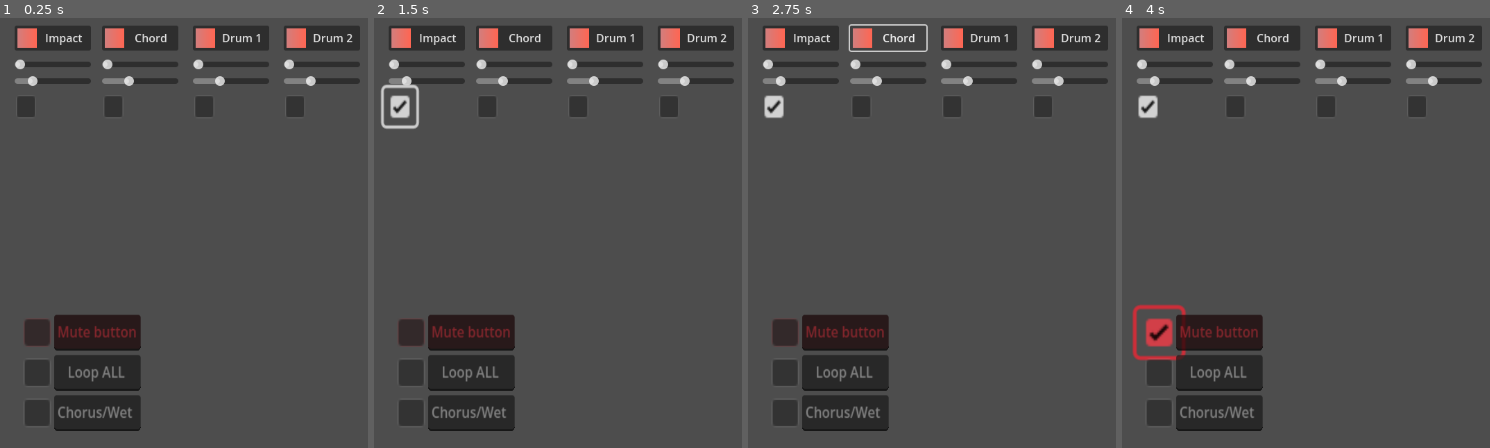
Above: before the commit, frames 1-4 (left to right).
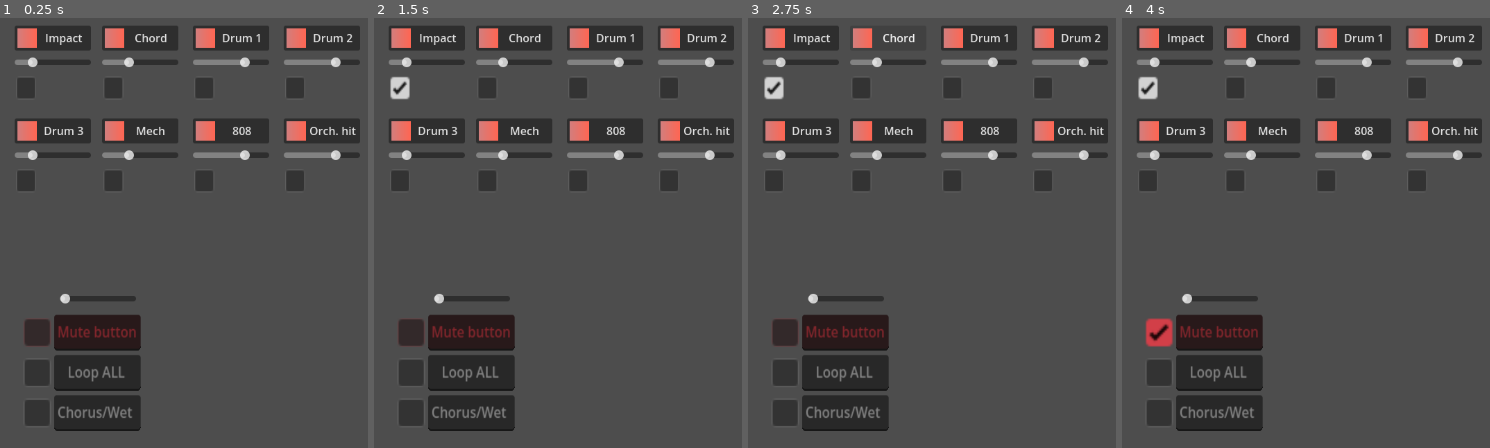
Above: after the commit, the same moments.

Repository: y2kpartytime/music_project
Game: Godot game, scene res://Scenes/music_game_scene.tscn
The game is run twice, just before and just after one commit, with the same random seed, the same clock (stepped at 60 frames per second) and the same inputs.
Inputs (mouse positions are in pixels of both pictures, inside the frame that each line leads up to):
- Up to frame 1 (0.25 s): no input
- Up to frame 2 (1.5 s): click "Impact" at 0.5 s; click (399, 108) at 1.27 s
- Up to frame 3 (2.75 s): click "Chord" at 2 s
- Up to frame 4 (4 s): click "Drum 1" at 2.75 s; click (1158, 331) at 3.5 s

The runs differ from the first frame. In frame 1, 10% of the frame differs, in the area x 4-98%, y 9-67%; in frame 2, 10%; in frame 3, 10%; in frame 4, 11%, in the area x 2-98%, y 9-80%.

Commit message:
Fixes
fixed many issues with loops not starting immediately

ruined technical ability so changed some starting positions and audio files

Diff:
--- a/music-assignment/music_game/Scenes/music_game_scene.tscn
+++ b/music-assignment/music_game/Scenes/music_game_scene.tscn
@@ -8,6 +8,9 @@
 [ext_resource type="AudioStream" uid="uid://blbbv5g42bvf4" path="res://Sounds/chord1.mp3" id="6_bd0pc"]
 [ext_resource type="AudioStream" uid="uid://b8cs6rth43sw0" path="res://Sounds/skullcrusher dnb.mp3" id="7_x5b3k"]
 [ext_resource type="AudioStream" uid="uid://ddbecv1xe67m7" path="res://Sounds/break loop 1.mp3" id="8_50e5w"]
+[ext_resource type="AudioStream" uid="uid://1wnbhq4mvgwq" path="res://Sounds/mecha.mp3" id="9_0bofx"]
+[ext_resource type="AudioStream" uid="uid://di5kn824dj4br" path="res://Sounds/808.mp3" id="10_3fq40"]
+[ext_resource type="AudioStream" uid="uid://c854yyfmhhbje" path="res://Sounds/tense.mp3" id="11_5lcls"]
 
 [sub_resource type="Gradient" id="Gradient_nbkld"]
 colors = PackedColorArray(0.830655, 0.495535, 0.490945, 1, 1, 0.403922, 0.329412, 1)
@@ -35,6 +38,7 @@
 grow_horizontal = 2
 grow_vertical = 2
 tooltip_text = "Click me!"
+focus_mode = 0
 text = "Impact
 "
 icon = SubResource("GradientTexture2D_lr1e3")
@@ -51,27 +55,6 @@
 pitch_scale = 2.04
 bus = &"Hover_Sound"
 
-[node name="volume_slider" type="HSlider" parent="Button"]
-layout_mode = 1
-anchors_preset = 8
-anchor_left = 0.5
-anchor_top = 0.5
-anchor_right = 0.5
-anchor_bottom = 0.5
-offset_left = -55.0
-offset_top = 30.0
-offset_right = 55.0
-offset_bottom = 46.0
-grow_horizontal = 2
-grow_vertical = 2
-tooltip_text = "Volume"
-min_value = 1.0
-max_value = 5.0
-step = 0.001
-value = 1.0
-script = ExtResource("4_h7jhi")
-bus_name = "SFX"
-
 [node name="pitch_slider" type="HSlider" parent="Button"]
 layout_mode = 1
 anchors_preset = 8
@@ -80,9 +63,9 @@
 anchor_right = 0.5
 anchor_bottom = 0.5
 offset_left = -55.0
-offset_top = 54.0
-offset_right = 55.0
-offset_bottom = 70.0
+offset_top = 27.0
+offset_right = 55.0
+offset_bottom = 43.0
 grow_horizontal = 2
 grow_vertical = 2
 tooltip_text = "Volume"
@@ -94,10 +77,11 @@
 
 [node name="loop_box" type="CheckBox" parent="Button"]
 offset_left = -7.0
-offset_top = 90.0
-offset_right = 17.0
-offset_bottom = 114.0
-scale = Vector2(1.95196, 2.25538)
+offset_top = 63.0
+offset_right = 17.0
+offset_bottom = 87.0
+scale = Vector2(1.95196, 2.25538)
+focus_mode = 0
 
 [node name="Button2" type="Button" parent="."]
 light_mask = 9
@@ -107,6 +91,7 @@
 offset_right = 260.0
 offset_bottom = 60.0
 tooltip_text = "Click me!"
+focus_mode = 0
 text = "Chord
 "
 icon = SubResource("GradientTexture2D_lr1e3")
@@ -124,27 +109,6 @@
 pitch_scale = 2.04
 bus = &"Hover_Sound"
 
-[node name="volume_slider" type="HSlider" parent="Button2"]
-layout_mode = 1
-anchors_preset = 8
-anchor_left = 0.5
-anchor_top = 0.5
-anchor_right = 0.5
-anchor_bottom = 0.5
-offset_left = -55.0
-offset_top = 30.0
-offset_right = 55.0
-offset_bottom = 46.0
-grow_horizontal = 2
-grow_vertical = 2
-tooltip_text = "Volume"
-min_value = 1.0
-max_value = 5.0
-step = 0.001
-value = 1.0
-script = ExtResource("4_h7jhi")
-bus_name = "SFX"
-
 [node name="pitch_slider" type="HSlider" parent="Button2"]
 layout_mode = 1
 anchors_preset = 8
@@ -153,9 +117,9 @@
 anchor_right = 0.5
 anchor_bottom = 0.5
 offset_left = -55.0
-offset_top = 54.0
-offset_right = 55.0
-offset_bottom = 70.0
+offset_top = 27.0
+offset_right = 55.0
+offset_bottom = 43.0
 grow_horizontal = 2
 grow_vertical = 2
 tooltip_text = "Volume"
@@ -166,10 +130,11 @@
 
 [node name="loop_box" type="CheckBox" parent="Button2"]
 offset_left = -7.0
-offset_top = 90.0
-offset_right = 17.0
-offset_bottom = 114.0
-scale = Vector2(1.95196, 2.25538)
+offset_top = 63.0
+offset_right = 17.0
+offset_bottom = 87.0
+scale = Vector2(1.95196, 2.25538)
+focus_mode = 0
 
 [node name="Button3" type="Button" parent="."]
 light_mask = 9
@@ -178,6 +143,7 @@
 offset_right = 391.0
 offset_bottom = 60.0
 tooltip_text = "Click me!"
+focus_mode = 0
 text = "Drum 1"
 icon = SubResource("GradientTexture2D_lr1e3")
 script = ExtResource("1_dklts")
@@ -185,7 +151,6 @@
 [node name="click_audio" type="AudioStreamPlayer" parent="Button3"]
 stream = ExtResource("7_x5b3k")
 volume_db = -20.0
-pitch_scale = 0.58
 bus = &"SFX"
 
 [node name="hover_audio" type="AudioStreamPlayer" parent="Button3"]
@@ -194,27 +159,6 @@
 pitch_scale = 2.04
 bus = &"Hover_Sound"
 
-[node name="volume_slider" type="HSlider" parent="Button3"]
-layout_mode = 1
-anchors_preset = 8
-anchor_left = 0.5
-anchor_top = 0.5
-anchor_right = 0.5
-anchor_bottom = 0.5
-offset_left = -55.0
-offset_top = 30.0
-offset_right = 55.0
-offset_bottom = 46.0
-grow_horizontal = 2
-grow_vertical = 2
-tooltip_text = "Volume"
-min_value = 1.0
-max_value = 5.0
-step = 0.001
-value = 1.0
-script = ExtResource("4_h7jhi")
-bus_name = "SFX"
-
 [node name="pitch_slider" type="HSlider" parent="Button3"]
 layout_mode = 1
 anchors_preset = 8
@@ -223,23 +167,25 @@
 anchor_right = 0.5
 anchor_bottom = 0.5
 offset_left = -55.0
-offset_top = 54.0
-offset_right = 55.0
-offset_bottom = 70.0
-grow_horizontal = 2
-grow_vertical = 2
-tooltip_text = "Volume"
-max_value = 3.0
+offset_top = 27.0
+offset_right = 55.0
+offset_bottom = 43.0
+grow_horizontal = 2
+grow_vertical = 2
+tooltip_text = "Volume"
+min_value = 0.5
+max_value = 1.2
 step = 0.001
 value = 1.0
 script = ExtResource("5_gvgg7")
 
 [node name="loop_box" type="CheckBox" parent="Button3"]
 offset_left = -7.0
-offset_top = 90.0
-offset_right = 17.0
-offset_bottom = 114.0
-scale = Vector2(1.95196, 2.25538)
+offset_top = 63.0
+offset_right = 17.0
+offset_bottom = 87.0
+scale = Vector2(1.95196, 2.25538)
+focus_mode = 0
 
 [node name="Button4" type="Button" parent="."]
 light_mask = 9
@@ -248,6 +194,7 @@
 offset_right = 522.0
 offset_bottom = 60.0
 tooltip_text = "Click me!"
+focus_mode = 0
 text = "Drum 2
 "
 icon = SubResource("GradientTexture2D_lr1e3")
@@ -256,7 +203,6 @@
 [node name="click_audio" type="AudioStreamPlayer" parent="Button4"]
 stream = ExtResource("8_50e5w")
 volume_db = -20.0
-pitch_scale = 0.58
 bus = &"SFX"
 
 [node name="hover_audio" type="AudioStreamPlayer" parent="Button4"]
@@ -272,10 +218,10 @@
 anchor_top = 0.5
 anchor_right = 0.5
 anchor_bottom = 0.5
-offset_left = -55.0
-offset_top = 30.0
-offset_right = 55.0
-offset_bottom = 46.0
+offset_left = -378.0
+offset_top = 368.0
+offset_right = -268.0
+offset_bottom = 384.0
 grow_horizontal = 2
 grow_vertical = 2
 tooltip_text = "Volume"
@@ -294,23 +240,25 @@
 anchor_right = 0.5
 anchor_bottom = 0.5
 offset_left = -55.0
-offset_top = 54.0
-offset_right = 55.0
-offset_bottom = 70.0
-grow_horizontal = 2
-grow_vertical = 2
-tooltip_text = "Volume"
-max_value = 3.0
+offset_top = 27.0
+offset_right = 55.0
+offset_bottom = 43.0
+grow_horizontal = 2
+grow_vertical = 2
+tooltip_text = "Volume"
+min_value = 0.5
+max_value = 1.2
 step = 0.001
 value = 1.0
 script = ExtResource("5_gvgg7")
 
 [node name="loop_box" type="CheckBox" parent="Button4"]
 offset_left = -7.0
-offset_top = 90.0
-offset_right = 17.0
-offset_bottom = 114.0
-scale = Vector2(1.95196, 2.25538)
+offset_top = 63.0
+offset_right = 17.0
+offset_bottom = 87.0
+scale = Vector2(1.95196, 2.25538)
+focus_mode = 0
 
 [node name="CheckBox" type="CheckBox" parent="."]
 modulate = Color(1, 0.227451, 0.278431, 1)
@@ -320,6 +268,7 @@
 offset_right = 48.0
 offset_bottom = 457.0
 scale = Vector2(2.7137, 2.83122)
+focus_mode = 0
 
 [node name="TextEdit" type="TextEdit" parent="CheckBox"]
 layout_mode = 0
@@ -339,6 +288,7 @@
 offset_right = 48.0001
 offset_bottom = 573.0
 scale = Vector2(2.7137, 2.83122)
+focus_mode = 0
 
 [node name="TextEdit" type="TextEdit" parent="CheckBox2"]
 offset_left = 21.2517
@@ -357,6 +307,7 @@
 offset_right = 48.0
 offset_bottom = 515.0
 scale = Vector2(2.7137, 2.83122)
+focus_mode = 0
 
 [node name="TextEdit" type="TextEdit" parent="CheckBox3"]
 offset_left = 21.2517
@@ -368,19 +319,222 @@
 editable = false
 selecting_enabled = false
 
+[node name="Button5" type="Button" parent="."]
+light_mask = 9
+offset_left = 24.0
+offset_top = 158.0
+offset_right = 134.0
+offset_bottom = 194.0
+tooltip_text = "Click me!"
+focus_mode = 0
+text = "Drum 3
+"
+icon = SubResource("GradientTexture2D_lr1e3")
+script = ExtResource("1_dklts")
+
+[node name="click_audio" type="AudioStreamPlayer" parent="Button5"]
+stream = ExtResource("2_jx8ms")
+volume_db = -20.0
+bus = &"SFX"
+
+[node name="hover_audio" type="AudioStreamPlayer" parent="Button5"]
+stream = ExtResource("3_b5sko")
+volume_db = -3.748
+pitch_scale = 2.04
+bus = &"Hover_Sound"
+
+[node name="pitch_slider" type="HSlider" parent="Button5"]
+layout_mode = 1
+anchors_preset = 8
+anchor_left = 0.5
+anchor_top = 0.5
+anchor_right = 0.5
+anchor_bottom = 0.5
+offset_left = -55.0
+offset_top = 27.0
+offset_right = 55.0
+offset_bottom = 43.0
+grow_horizontal = 2
+grow_vertical = 2
+tooltip_text = "Volume"
+min_value = 0.5
+max_value = 3.0
+step = 0.001
+value = 1.0
+script = ExtResource("5_gvgg7")
+
+[node name="loop_box" type="CheckBox" parent="Button5"]
+offset_left = -7.0
+offset_top = 63.0
+offset_right = 17.0
+offset_bottom = 87.0
+scale = Vector2(1.95196, 2.25538)
+focus_mode = 0
+
+[node name="Button6" type="Button" parent="."]
+light_mask = 9
+offset_left = 150.0
+offset_top = 158.0
+offset_right = 260.0
+offset_bottom = 194.0
+tooltip_text = "Click me!"
+focus_mode = 0
+text = "Mech
+"
+icon = SubResource("GradientTexture2D_lr1e3")
+script = ExtResource("1_dklts")
+
+[node name="click_audio" type="AudioStreamPlayer" parent="Button6"]
+stream = ExtResource("9_0bofx")
+volume_db = -20.0
+pitch_scale = 1.51
+bus = &"SFX"
+
+[node name="hover_audio" type="AudioStreamPlayer" parent="Button6"]
+stream = ExtResource("3_b5sko")
+volume_db = -3.748
+pitch_scale = 2.04
+bus = &"Hover_Sound"
+
+[node name="pitch_slider" type="HSlider" parent="Button6"]
+layout_mode = 1
+anchors_preset = 8
+anchor_left = 0.5
+anchor_top = 0.5
+anchor_right = 0.5
+anchor_bottom = 0.5
+offset_left = -55.0
+offset_top = 27.0
+offset_right = 55.0
+offset_bottom = 43.0
+grow_horizontal = 2
+grow_vertical = 2
+tooltip_text = "Volume"
+max_value = 3.0
+step = 0.001
+value = 1.0
+script = ExtResource("5_gvgg7")
+
+[node name="loop_box" type="CheckBox" parent="Button6"]
+offset_left = -7.0
+offset_top = 63.0
+offset_right = 17.0
+offset_bottom = 87.0
+scale = Vector2(1.95196, 2.25538)
+focus_mode = 0
+
+[node name="Button7" type="Button" parent="."]
+light_mask = 9
+offset_left = 281.0
+offset_top = 158.0
+offset_right = 391.0
+offset_bottom = 194.0
+tooltip_text = "Click me!"
+focus_mode = 0
+text = "808"
+icon = SubResource("GradientTexture2D_lr1e3")
+script = ExtResource("1_dklts")
+
+[node name="click_audio" type="AudioStreamPlayer" parent="Button7"]
+stream = ExtResource("10_3fq40")
+volume_db = -20.0
+bus = &"SFX"
+
+[node name="hover_audio" type="AudioStreamPlayer" parent="Button7"]
+stream = ExtResource("3_b5sko")
+volume_db = -3.748
+pitch_scale = 2.04
+bus = &"Hover_Sound"
+
+[node name="pitch_slider" type="HSlider" parent="Button7"]
+layout_mode = 1
+anchors_preset = 8
+anchor_left = 0.5
+anchor_top = 0.5
+anchor_right = 0.5
+anchor_bottom = 0.5
+offset_left = -55.0
+offset_top = 27.0
+offset_right = 55.0
+offset_bottom = 43.0
+grow_horizontal = 2
+grow_vertical = 2
+tooltip_text = "Volume"
+min_value = 0.5
+max_value = 1.2
+step = 0.001
+value = 1.0
+script = ExtResource("5_gvgg7")
+
+[node name="loop_box" type="CheckBox" parent="Button7"]
+offset_left = -7.0
+offset_top = 63.0
+offset_right = 17.0
+offset_bottom = 87.0
+scale = Vector2(1.95196, 2.25538)
+focus_mode = 0
+
+[node name="Button8" type="Button" parent="."]
+light_mask = 9
+offset_left = 412.0
+offset_top = 158.0
+offset_right = 522.0
+offset_bottom = 194.0
+tooltip_text = "Click me!"
+focus_mode = 0
+text = "Orch. hit"
+icon = SubResource("GradientTexture2D_lr1e3")
+script = ExtResource("1_dklts")
+
+[node name="click_audio" type="AudioStreamPlayer" parent="Button8"]
+stream = ExtResource("11_5lcls")
+volume_db = -20.0
+bus = &"SFX"
+
+[node name="hover_audio" type="AudioStreamPlayer" parent="Button8"]
+stream = ExtResource("3_b5sko")
+volume_db = -3.748
+pitch_scale = 2.04
+bus = &"Hover_Sound"
+
+[node name="pitch_slider" type="HSlider" parent="Button8"]
+layout_mode = 1
+anchors_preset = 8
+anchor_left = 0.5
+anchor_top = 0.5
+anchor_right = 0.5
+anchor_bottom = 0.5
+offset_left = -55.0
+offset_top = 27.0
+offset_right = 55.0
+offset_bottom = 43.0
+grow_horizontal = 2
+grow_vertical = 2
+tooltip_text = "Volume"
+min_value = 0.5
+max_value = 1.2
+step = 0.001
+value = 1.0
+script = ExtResource("5_gvgg7")
+
+[node name="loop_box" type="CheckBox" parent="Button8"]
+offset_left = -7.0
+offset_top = 63.0
+offset_right = 17.0
+offset_bottom = 87.0
+scale = Vector2(1.95196, 2.25538)
+focus_mode = 0
+
 [connection signal="mouse_entered" from="Button" to="Button" method="_on_mouse_entered"]
 [connection signal="pressed" from="Button" to="Button" method="_on_pressed"]
-[connection signal="value_changed" from="Button/volume_slider" to="Button/volume_slider" method="_on_value_changed"]
 [connection signal="value_changed" from="Button/pitch_slider" to="Button/pitch_slider" method="_on_value_changed"]
 [connection signal="toggled" from="Button/loop_box" to="Button" method="_on_check_box_3_toggled"]
 [connection signal="mouse_entered" from="Button2" to="Button2" method="_on_mouse_entered"]
 [connection signal="pressed" from="Button2" to="Button2" method="_on_pressed"]
-[connection signal="value_changed" from="Button2/volume_slider" to="Button2/volume_slider" method="_on_value_changed"]
 [connection signal="value_changed" from="Button2/pitch_slider" to="Button2/pitch_slider" method="_on_value_changed"]
 [connection signal="toggled" from="Button2/loop_box" to="Button2" method="_on_loop_box_toggled"]
 [connection signal="mouse_entered" from="Button3" to="Button3" method="_on_mouse_entered"]
 [connection signal="pressed" from="Button3" to="Button3" method="_on_pressed"]
-[connection signal="value_changed" from="Button3/volume_slider" to="Button3/volume_slider" method="_on_value_changed"]
 [connection signal="value_changed" from="Button3/pitch_slider" to="Button3/pitch_slider" method="_on_value_changed"]
 [connection signal="toggled" from="Button3/loop_box" to="Button3" method="_on_loop_box_toggled"]
 [connection signal="mouse_entered" from="Button4" to="Button4" method="_on_mouse_entered"]
@@ -394,3 +548,19 @@
 [connection signal="toggled" from="CheckBox3" to="Button" method="_on_check_box_3_toggled"]
 [connection signal="toggled" from="CheckBox3" to="Button2" method="_on_check_box_3_toggled"]
 [connection signal="toggled" from="CheckBox3" to="Button3" method="_on_check_box_3_toggled"]
+[connection signal="mouse_entered" from="Button5" to="Button5" method="_on_mouse_entered"]
+[connection signal="pressed" from="Button5" to="Button5" method="_on_pressed"]
+[connection signal="value_changed" from="Button5/pitch_slider" to="Button5/pitch_slider" method="_on_value_changed"]
+[connection signal="toggled" from="Button5/loop_box" to="Button5" method="_on_check_box_3_toggled"]
+[connection signal="mouse_entered" from="Button6" to="Button6" method="_on_mouse_entered"]
+[connection signal="pressed" from="Button6" to="Button6" method="_on_pressed"]
+[connection signal="value_changed" from="Button6/pitch_slider" to="Button6/pitch_slider" method="_on_value_changed"]
+[connection signal="toggled" from="Button6/loop_box" to="Button6" method="_on_loop_box_toggled"]
+[connection signal="mouse_entered" from="Button7" to="Button7" method="_on_mouse_entered"]
+[connection signal="pressed" from="Button7" to="Button7" method="_on_pressed"]
+[connection signal="value_changed" from="Button7/pitch_slider" to="Button7/pitch_slider" method="_on_value_changed"]
+[connection signal="toggled" from="Button7/loop_box" to="Button7" method="_on_loop_box_toggled"]
+[connection signal="mouse_entered" from="Button8" to="Button8" method="_on_mouse_entered"]
+[connection signal="pressed" from="Button8" to="Button8" method="_on_pressed"]
+[connection signal="value_changed" from="Button8/pitch_slider" to="Button8/pitch_slider" method="_on_value_changed"]
+[connection signal="toggled" from="Button8/loop_box" to="Button8" method="_on_loop_box_toggled"]
--- a/music-assignment/music_game/Scenes/pitch_slider.gd
+++ b/music-assignment/music_game/Scenes/pitch_slider.gd
@@ -5,7 +5,6 @@
 @onready var click_audio: AudioStreamPlayer = $"../click_audio"
 
 func _ready():
-	click_audio.pitch_scale = pitch_slider.value
 	pitch_slider.value_changed.connect(_on_slider_value_changed)
 
 func _on_slider_value_changed(value: float) -> void:
Not shown: 1 places in music-assignment/music_game/Scenes/music_game_scene.tscn that only renumber resources
Not shown, added: music-assignment/music_game/Sounds/808.mp3.import
Not shown, added: music-assignment/music_game/Sounds/break2.mp3.import
Not shown, added: music-assignment/music_game/Sounds/hat1.mp3.import
Not shown, added: music-assignment/music_game/Sounds/mecha.mp3.import
Not shown, added: music-assignment/music_game/Sounds/shaker1.mp3.import
Not shown, changed: music-assignment/music_game/Sounds/skullcrusher dnb.mp3.import
Not shown, added: music-assignment/music_game/Sounds/snare1.mp3.import
Not shown, added: music-assignment/music_game/Sounds/tamb.mp3.import
Not shown, added: music-assignment/music_game/Sounds/tense.mp3.import
Not shown, added: music-assignment/music_game/Sounds/tom1.mp3.import
Not shown, added: music-assignment/music_game/Sounds/vocal1.mp3.import
(and 13 more such lines)
